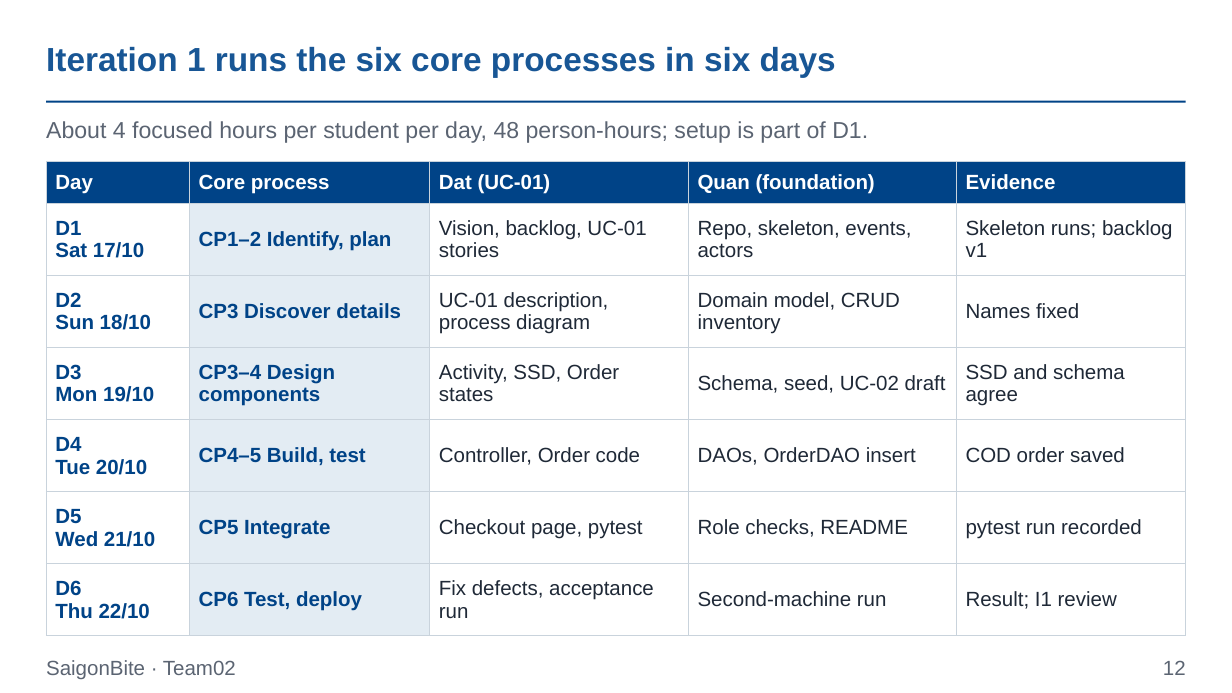
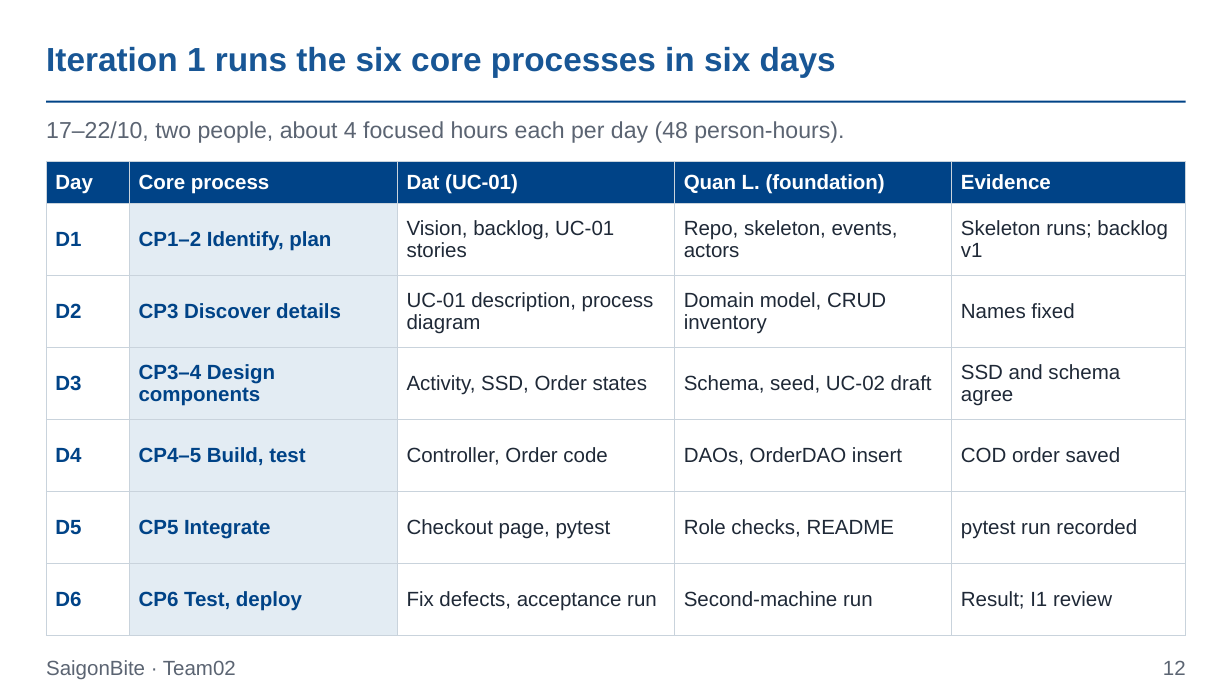
Before and after one commit to Dat071104/SaigonBite, a slide deck: slide 12 of docs/part1/Team02_Proposal_Slides_for_SaigonBite.pptx. Drawn at 1232x693 pixels with LibreOffice and Linux fonts; fonts in the diff are those of the drawing. Boxes give left, top, right and bottom in pixels: in the first picture for what was removed or moved away, otherwise in the second. Text is boxed around its words. In the diff, an @@ line names an element or a change of style, - is before the commit and + after.

```diff
--- a/docs/part1/Team02_Proposal_Slides_for_SaigonBite.pptx
+++ b/docs/part1/Team02_Proposal_Slides_for_SaigonBite.pptx
@@ text at (46, 121, 844, 143): text changed @@
-About 4 focused hours per student per day, 48 person-hours; setup is part of D1.
+17–22/10, two people, about 4 focused hours each per day (48 person-hours).
@@ table at (46, 162, 1186, 615) @@
-row 1, column 4: Quan (foundation)
+row 1, column 4: Quan L. (foundation)
-row 2, column 1: D1 / Sat 17/10
+row 2, column 1: D1
-row 3, column 1: D2 / Sun 18/10
+row 3, column 1: D2
-row 4, column 1: D3 / Mon 19/10
+row 4, column 1: D3
-row 5, column 1: D4 / Tue 20/10
+row 5, column 1: D4
-row 6, column 1: D5 / Wed 21/10
+row 6, column 1: D5
-row 7, column 1: D6 / Thu 22/10
+row 7, column 1: D6
```
Also in this commit, not shown: 11 other slides changed, 1 slide added, 1 slide removed, 9 other files.
